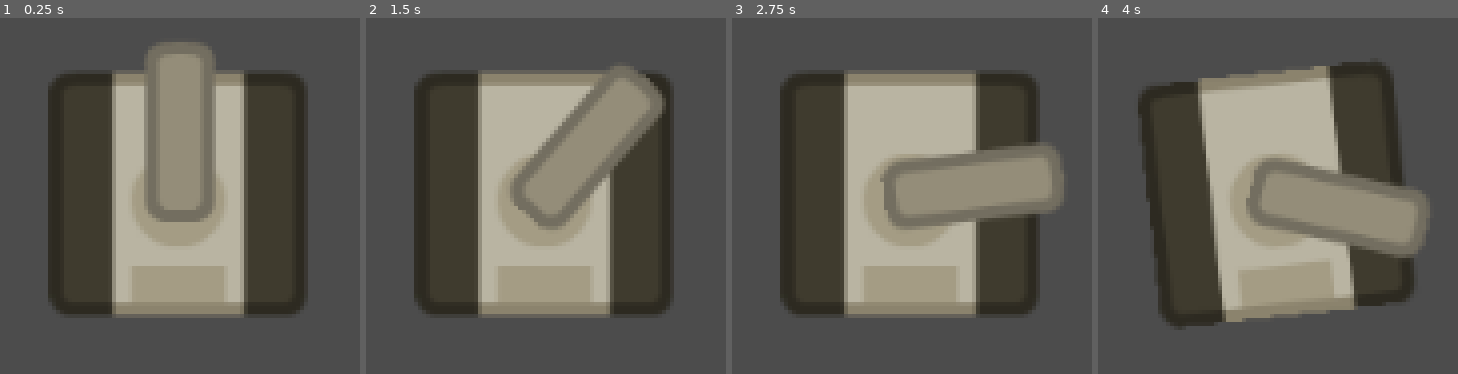
Above: before the commit, frames 1-4 (left to right).
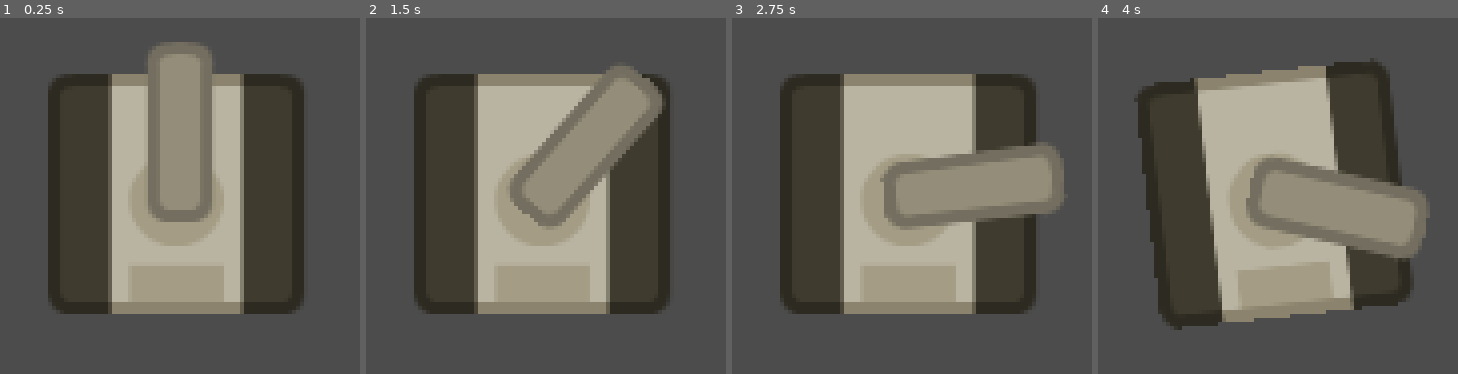
Above: after the commit, the same moments.

Repository: lcabrini/tanks4godot
Game: Godot game, scene res://main.tscn
Same seed, same stepped clock (60 frames per second), same inputs: the game is played once before the commit and once after it. The project has no main scene, so this scene is started directly.
Inputs:
- Up to frame 1 (0.25 s): no input
- Up to frame 2 (1.5 s): tap Enter at 0.5 s; hold Right (ui_right) 0.53-1.28 s; hold D (rotate_barrel_clockwise) 0.53-1.28 s; hold Left (ui_left) from 1.28 s (still down); tap A (rotate_barrel_counter_clockwise) at 1.35 s
- Up to frame 3 (2.75 s): tap Space at 2 s; release Left (ui_left) at 2.03 s; hold Right (ui_right) from 2.03 s (still down); hold D (rotate_barrel_clockwise) from 2.03 s (still down)
- Up to frame 4 (4 s): release Right (ui_right) at 2.78 s; release D (rotate_barrel_clockwise) at 2.78 s; hold Up (ui_up) 2.78-3.53 s; tap A (rotate_barrel_counter_clockwise) at 2.85 s; tap Enter at 3.5 s; hold Left (ui_left) from 3.53 s (still down); hold D (rotate_barrel_clockwise) from 3.53 s (still down)

The runs differ from the first frame. In frame 1, 3.1% of the frame differs, in the area x 30-68%, y 14-85%; in frame 2, 2.4%; in frame 3, 2.4%; in frame 4, 2.2%.

Commit message:
Set some project settings.

Diff:
--- a/project.godot
+++ b/project.godot
@@ -18,6 +18,11 @@
 config/name="Tanks"
 config/icon="res://icon.png"
 
+[display]
+
+window/stretch/mode="2d"
+window/stretch/aspect="keep"
+
 [input]
 
 rotate_barrel_counter_clockwise={
@@ -33,4 +38,5 @@
 
 [rendering]
 
+quality/2d/use_pixel_snap=true
 environment/default_environment="res://default_env.tres"
